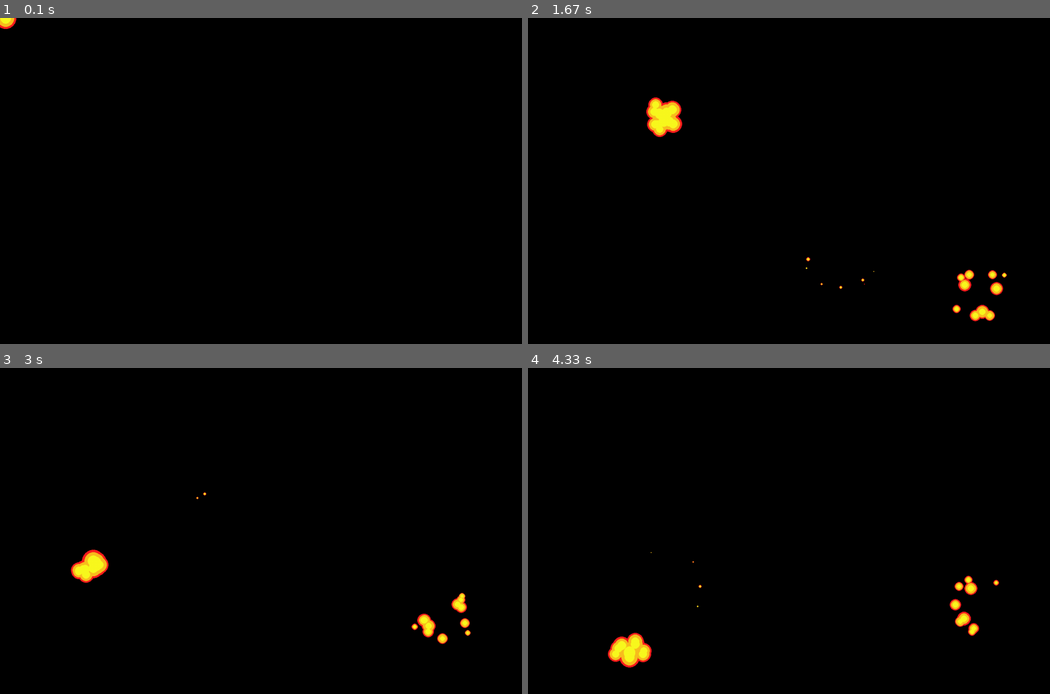
Above: before the commit, frames 1-4 (two rows, left to right).
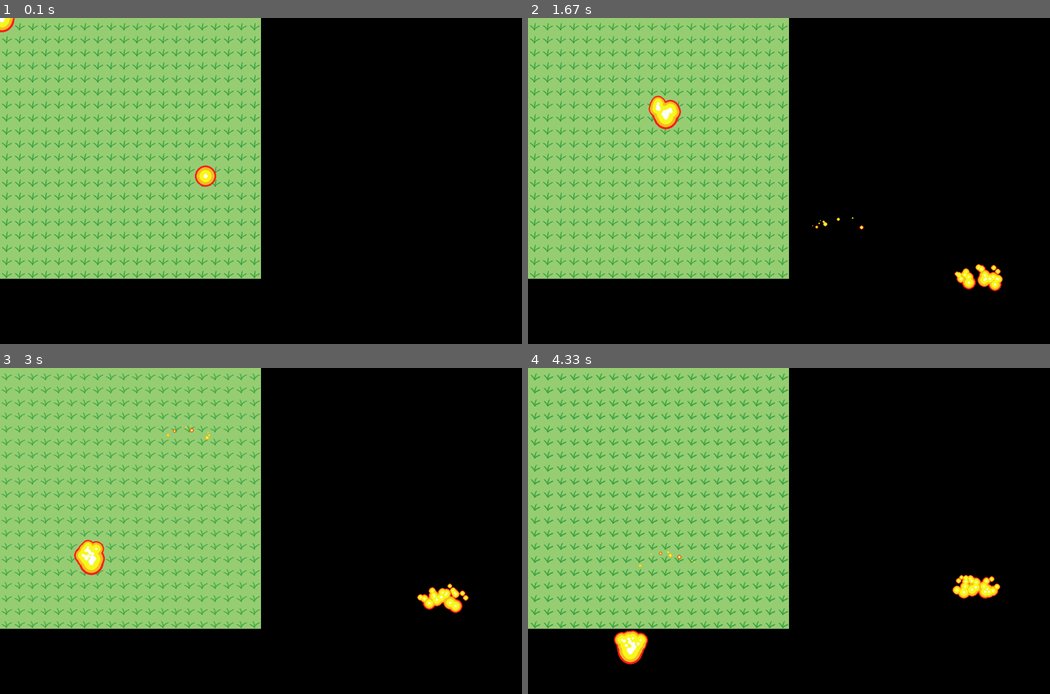
Above: after the commit, the same moments.

Repository: h4sski-programming/pygame_playground
Game: pygame game, started from main.py
Same seed, same stepped clock (60 frames per second), same inputs: the game is played once before the commit and once after it.
Inputs (mouse positions are in pixels of both pictures, inside the frame that each line leads up to):
- Up to frame 1 (0.1 s): no input
- Up to frame 2 (1.67 s): click (789, 181) at 0.38 s; click (841, 252) at 0.72 s; click (982, 295) at 1.05 s; click (663, 115) at 1.38 s
- Up to frame 3 (3 s): click (261, 570) at 1.72 s; click (187, 462) at 2.05 s; click (443, 615) at 2.38 s; click (88, 563) at 2.72 s
- Up to frame 4 (4.33 s): click (637, 469) at 3.05 s; click (663, 586) at 3.38 s; click (976, 605) at 3.72 s; click (632, 651) at 4.05 s

The runs differ from the first frame. In frame 1, 40% of the frame differs, in the area x 0-50%, y 0-81%; in frame 2, 41%; in frame 3, 41%; in frame 4, 41%, in the area x 0-91%, y 0-92%.

Commit message:
aminated tile, upgraded flame sprite

Diff:
--- a/flame.py
+++ b/flame.py
@@ -11,11 +11,12 @@
         self.pos = [500, 400]
         self.radius = 30
         self.flamelets = []
-        self.max_flamelets = 10
+        self.max_flamelets = 100
 
     def update(self) -> None:
         # if len(self.flamelets) < self.max_flamelets and random.random()>0.9:
-        if random.random()>0.5:
+        # if random.random()>0.1:
+        if len(self.flamelets) < self.max_flamelets:
             self.flamelets.append(Flamelet(self.pos[:], self.radius))
 
         for flamelet in self.flamelets[:]:
@@ -25,10 +26,10 @@
 
 
     def draw(self, surface:pygame.Surface) -> None:
-        colors = [[RED, 1], [ORANGE, 0.8], [YELLOW, 0.5]]
+        colors = [[RED, 1], [ORANGE, 0.85], [YELLOW, 0.6], ['white', 0.2]]
 
         for color in colors:
-            # pygame.draw.circle(surface, color[0], self.pos, self.radius * color[1])
+            pygame.draw.circle(surface, color[0], self.pos, self.radius * color[1])
             for flamelet in self.flamelets:
                 pygame.draw.circle(surface, color[0], flamelet.pos, flamelet.radius * color[1])
 
@@ -60,7 +61,7 @@
 
         ## set self.pos/0.5 for cloud of the flame / gas
         ## or set self.pos/2 for flame type of the look
-        angle_range = math.pi/0.5
+        angle_range = math.pi/1.7
         self.angle = random.random()*angle_range - math.pi/2 - angle_range/2
 
     def update(self) -> None:
--- a/main.py
+++ b/main.py
@@ -3,6 +3,7 @@
 
 from settings import *
 from flame import Flame
+from tile import Tile, TileMap
 
 
 class Game():
@@ -13,6 +14,7 @@
 
         self.main_surface = pygame.Surface(RESOLUTION)
 
+        self.tile_map = TileMap()
         self.flame = Flame()
 
         ## Run the game after setting up all stuff
@@ -25,11 +27,17 @@
                 self.running = False
 
     def update(self) -> None:
+
+        self.tile_map.update()
+
         self.flame.update()
         self.flame.pos = list(pygame.mouse.get_pos())
 
     def draw(self) -> None:
         self.window.fill(0)
+
+        ### draw tile_map
+        self.tile_map.draw(self.window)
 
         self.flame.draw(self.window)
 
--- a/settings.py
+++ b/settings.py
@@ -1,5 +1,7 @@
 RESOLUTION = (1280, 800)
 FPS = 60
+
+TILE_SIZE = (32, 32)
 
 ### Colors
 RED = (250, 30, 30)
--- /dev/null
+++ b/tile.py
@@ -0,0 +1,47 @@
+import pygame
+import os
+
+from settings import *
+
+
+class TileMap(pygame.sprite.Sprite):
+    def __init__(self) -> None:
+        self.tiles = []
+        for row in range(20):
+            for col in range(20):
+                self.tiles.append(Tile([row*TILE_SIZE[0], col*TILE_SIZE[1]]))
+
+    def update(self) -> None:
+        for tile in self.tiles:
+            tile.update()
+
+    def draw(self, surface:pygame.Surface) -> None:
+        for tile in self.tiles:
+            tile.draw(surface)
+
+
+
+class Tile(pygame.sprite.Sprite):
+    def __init__(self, pos:list[int]) -> None:
+        self.pos = pos
+        self.amination_counter = FPS/4
+        self.amination_counter_tmp = 0
+        self.imgs = ['grass_01.png', 'grass_02.png', 'grass_03.png', 'grass_02.png']
+        self.img_id = 0
+
+    def update(self) -> None:
+        if self.amination_counter_tmp <= 0:
+            self.amination_counter_tmp = self.amination_counter
+            self.img_id += 1
+            if self.img_id >= len(self.imgs):
+                self.img_id = 0
+
+            self.img = pygame.image.load(os.path.join('img', self.imgs[self.img_id])).convert()
+            self.mask = pygame.mask.from_surface(self.img)
+        self.amination_counter_tmp -= 1
+
+
+    def draw(self, surface:pygame.Surface) -> None:
+        pygame.draw.rect(surface, 'blue', (self.pos, TILE_SIZE))
+
+        surface.blit(self.img, dest=self.pos, area=((0, 0), TILE_SIZE))
Binary file added: img/grass_01.png
Binary file added: img/grass_02.png
Binary file added: img/grass_03.png
Not shown, added: img/grass_01.xcf
Not shown, added: img/grass_02.xcf
Not shown, added: img/grass_03.xcf
